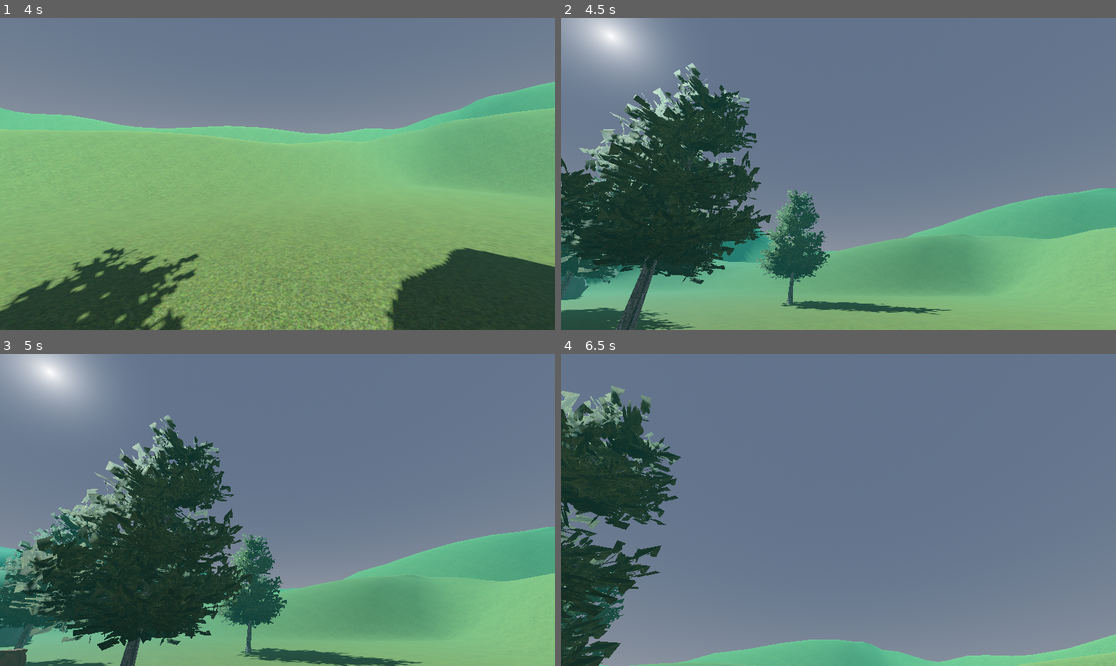
Above: before the commit, frames 1-4 (two rows, left to right).
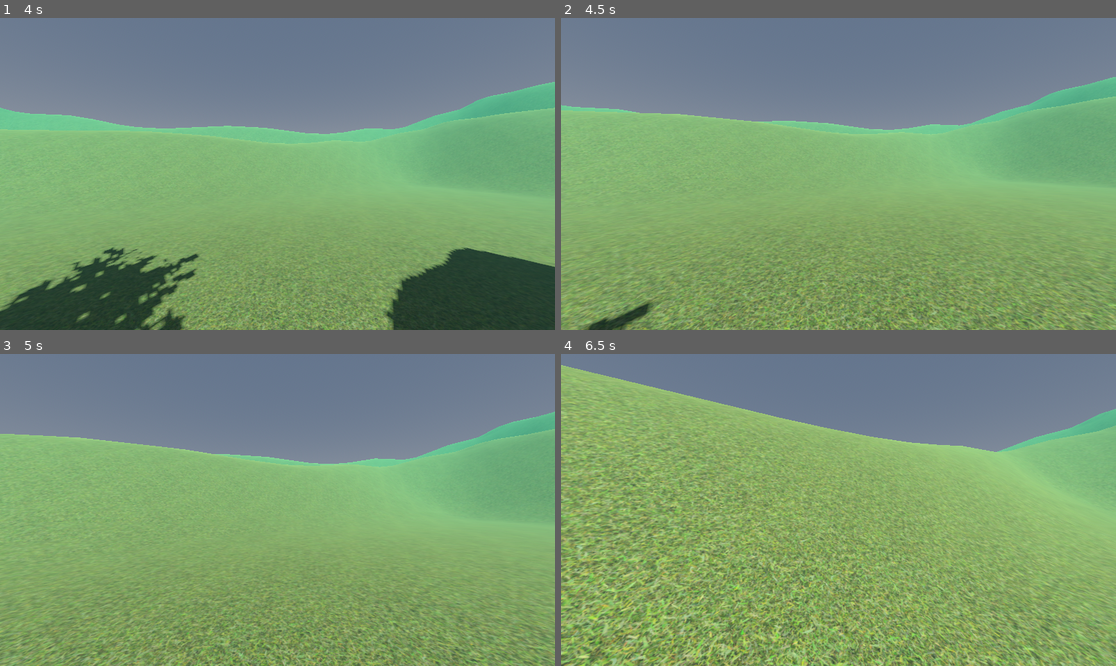
Above: after the commit, the same moments.

Repository: dmison/WalkingSimulator
Game: Godot game, scene res://main.tscn
Two runs of this game, one before a commit and one after it. Both use one fixed random seed, a clock stepped at 60 frames per second and the inputs below.
Inputs (mouse positions are in pixels of both pictures, inside the frame that each line leads up to):
- Up to frame 1 (4 s): tap Enter at 0.5 s; move the mouse to (305, 174) at 0.52 s; hold Shift (sprint) 0.53-1.28 s; hold W (move_forward) from 0.53 s (still down); tap Space (jump) at 0.77, 0.8, 1.07, 1.35, 1.52, 1.82, 3.02, 3.32, 3.77, 3.8 s; move the mouse to (249, 174) at 1.27 s; tap Shift (sprint) at 1.55, 2.85 s; move the mouse to (288, 167) at 2.02 s; hold Space (jump) 2.03-2.78 s; tap E (interact) at 2.1 s; move the mouse to (271, 180) at 2.77 s; move the mouse to (316, 177) at 3.52 s; hold Shift (sprint) from 3.53 s (still down)
- Up to frame 2 (4.5 s): tap Space (jump) at 4.07, 4.35 s; tap Escape (ui_cancel) at 4.15 s; move the mouse to (672, 127) at 4.27 s; release W (move_forward) at 4.28 s; release Shift (sprint) at 4.28 s; hold A (move_left) from 4.28 s (still down)
- Up to frame 3 (5 s): keep holding A (move_left); tap Space (jump) at 4.52, 4.82 s; tap Shift (sprint) at 4.55 s
- Up to frame 4 (6.5 s): move the mouse to (866, 510) at 5.02 s; release A (move_left) at 5.03 s; hold S (move_back) 5.03-5.78 s; hold Space (jump) 5.03-5.78 s; tap E (interact) at 5.1 s; move the mouse to (755, 432) at 5.77 s; hold D (move_right) from 5.78 s (still down); tap Shift (sprint) at 5.85 s; tap Space (jump) at 6.02, 6.32 s

Frame 1 is identical in both runs. In frame 2, 72% of the frame differs, in the area x 0-100%, y 0-100%; in frame 3, 73%; in frame 4, 80%, in the area x 0-100%, y 3-100%.

Commit message:
improved ESC behaviour

Diff:
--- a/InteractionController.gd
+++ b/InteractionController.gd
@@ -4,7 +4,7 @@
 
 
 # Called every frame. 'delta' is the elapsed time since the previous frame.
-func _process(delta):
+func _process(_delta):
 	var object = get_collider()
 	interact_prompt_label.text = ""
 
--- a/PlayerController.gd
+++ b/PlayerController.gd
@@ -17,6 +17,7 @@
 
 @onready var camera : Camera3D = get_node("Camera3D")
 @onready var gravity : float = ProjectSettings.get_setting("physics/3d/default_gravity") * gravity_modifier
+@onready var mouse_active : bool = false
 
 func _ready():
 	Input.mouse_mode = Input.MOUSE_MODE_CAPTURED
@@ -26,33 +27,43 @@
 	if not is_on_floor():
 		velocity.y -= gravity * delta
 
-	# jumping
-	if Input.is_action_pressed("jump") and is_on_floor():
-		velocity.y = jump_force
+	# toggle mouse
+	if Input.is_action_just_pressed('ui_cancel'):
+		mouse_active = not mouse_active
 
-	# movement
-	var move_input = Input.get_vector("move_left","move_right","move_forward","move_back")
-	var move_dir = (transform.basis * Vector3(move_input.x, 0, move_input.y)).normalized()
+	if mouse_active:
+		Input.set_mouse_mode(Input.MOUSE_MODE_VISIBLE)
+	else:
+		Input.set_mouse_mode(Input.MOUSE_MODE_CAPTURED)
 
-	# running
-	is_running = Input.is_action_pressed("sprint")
-	var target_speed = max_speed
-	if is_running:
-		target_speed = max_run_speed
-		var run_dot = -move_dir.dot(transform.basis.z)
-		run_dot = clamp(run_dot, 0.0, 1.0)
-		move_dir *= run_dot
+	if not mouse_active:
+		# jumping
+		if Input.is_action_pressed("jump") and is_on_floor():
+			velocity.y = jump_force
 
-	var current_smoothing = acceleration
-	if not is_on_floor():
-		current_smoothing = air_acceleration
-	elif not move_dir:
-		current_smoothing = breaking
+		# movement
+		var move_input = Input.get_vector("move_left","move_right","move_forward","move_back")
+		var move_dir = (transform.basis * Vector3(move_input.x, 0, move_input.y)).normalized()
 
-	var target_vel = move_dir * target_speed
+		# running
+		is_running = Input.is_action_pressed("sprint")
+		var target_speed = max_speed
+		if is_running:
+			target_speed = max_run_speed
+			var run_dot = -move_dir.dot(transform.basis.z)
+			run_dot = clamp(run_dot, 0.0, 1.0)
+			move_dir *= run_dot
 
-	velocity.x = lerp(velocity.x, target_vel.x, current_smoothing*delta)
-	velocity.z = lerp(velocity.z, target_vel.z, current_smoothing*delta)
+		var current_smoothing = acceleration
+		if not is_on_floor():
+			current_smoothing = air_acceleration
+		elif not move_dir:
+			current_smoothing = breaking
+
+		var target_vel = move_dir * target_speed
+
+		velocity.x = lerp(velocity.x, target_vel.x, current_smoothing*delta)
+		velocity.z = lerp(velocity.z, target_vel.z, current_smoothing*delta)
 	move_and_slide()
 
 	# camera look
@@ -62,13 +73,7 @@
 	camera.rotation.x = clamp(camera.rotation.x, -1.5, 1.5)
 	camera_look_input = Vector2.ZERO
 
-	# toggle mouse
-	if Input.is_action_just_pressed('ui_cancel'):
-		if Input.get_mouse_mode() == Input.MOUSE_MODE_VISIBLE:
-			Input.set_mouse_mode(Input.MOUSE_MODE_CAPTURED)
-		else:
-			Input.set_mouse_mode(Input.MOUSE_MODE_VISIBLE)
 
 func _unhandled_input(event):
-	if event is InputEventMouseMotion:
+	if event is InputEventMouseMotion and not mouse_active:
 		camera_look_input = event.relative
